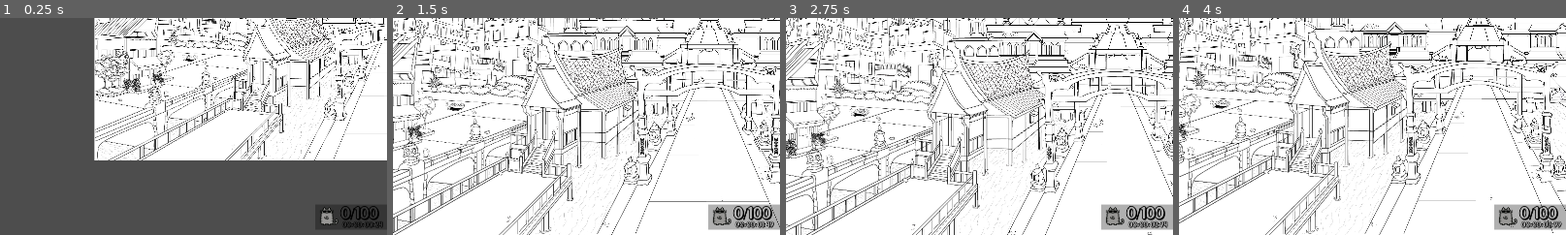
Above: before the commit, frames 1-4 (left to right).
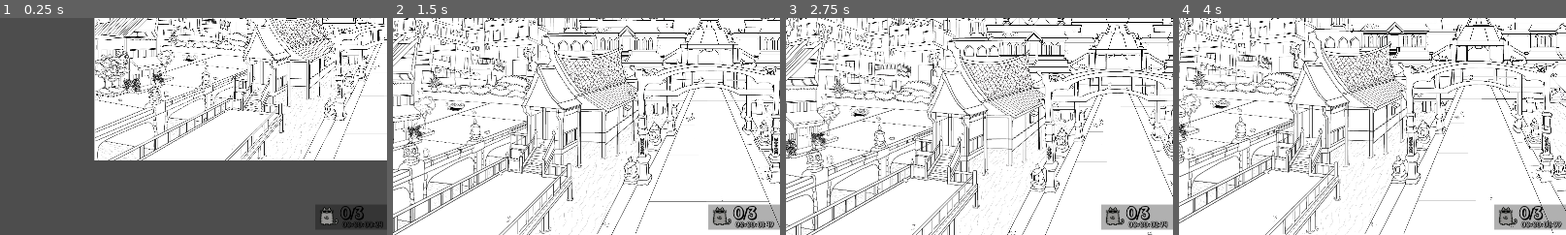
Above: after the commit, the same moments.

Repository: Wpan0n/_HiddenPaws_
Game: Godot game, scene res://scences/MainGame.tscn
The game is run twice, just before and just after one commit, with the same random seed, the same clock (stepped at 60 frames per second) and the same inputs.
Inputs (mouse positions are % of the whole screen's width and height, from its top left):
- Up to frame 1 (0.25 s): no input
- Up to frame 2 (1.5 s): move the mouse to (72, 45) at 0.52 s; click (72, 45) at 0.67 s; drag from (30, 55) to (45, 70) at 1.27 s
- Up to frame 3 (2.75 s): move the mouse to (60, 28) at 2.02 s; click (60, 28) at 2.17 s
- Up to frame 4 (4 s): drag from (45, 70) to (20, 35) at 2.77 s; move the mouse to (80, 65) at 3.52 s; click (80, 65) at 3.67 s
The pictures show only the part of the screen within x 6-56%, y 50-100%; the shares and areas given below are measured in that part.

The runs differ from the first frame. In frame 1, 0.2% of the frame differs, in the area x 91-98%, y 86-94%; in frame 2, 0.3%; in frame 3, 0.3%; in frame 4, 0.3%.

Commit message:
added fireworks sfx not done yet.

Diff:
--- a/Scripts/GameUI.gd
+++ b/Scripts/GameUI.gd
@@ -1,10 +1,11 @@
 extends Control
 
 var score = 0
-var max_score = 100
+var max_score = 3
 @onready var scoreLabel = $Score
-@onready var score_sound_player = $"../../ScoreSoundPlayer"  # Reference to the AudioStreamPlayer2D
+@onready var score_sound_player = $"../../ScoreSoundPlayer"
 @onready var colorRect = $"../../Fireworks"  # Reference to your ColorRect node
+@onready var hooray_sfx = $"../../Hooray_EndGame" # Reference to the AudioStreamPlayer Hooray Sfx
 
 # Called when the node enters the scene tree for the first time.
 func _ready():
@@ -30,9 +31,11 @@
 		print("Playing score sound")  # Debugging statement
 		play_score_sound()
 
-	# Toggle ColorRect visibility when score reaches 3
-	if score == 100:
+	# Toggle ColorRect visibility when score reaches 100
+	if score == 3:
 		colorRect.visible = true
+		# Call the function to turn off visibility after 15 seconds
+		call_deferred("turn_off_color_rect_after_delay")
 	else:
 		colorRect.visible = false
 
@@ -40,10 +43,29 @@
 func update_score_label():
 	scoreLabel.text = str(score) + "/" + str(max_score)
 
-# Method to play the score sound
+# Method to play the score sound and hooray sound if score_sound_player is playing
 func play_score_sound():
 	if score_sound_player:
 		print("Score sound player exists")  # Debugging statement
 		score_sound_player.play()
+		# Check if hooray_sfx should be played
+		if score_sound_player.is_playing():
+			play_hooray_sfx()
 	else:
 		print("Score sound player does not exist")  # Debugging statement
+
+# Function to turn off ColorRect visibility after 15 seconds
+func turn_off_color_rect_after_delay():
+	var time_elapsed = 0.0
+	while time_elapsed < 15:
+		await get_tree().process_frame
+		time_elapsed += get_process_delta_time()
+	colorRect.visible = false
+
+# Function to play the hooray_sfx
+func play_hooray_sfx():
+	if hooray_sfx:
+		print("Playing hooray sound effect")  # Debugging statement
+		hooray_sfx.play()
+	else:
+		print("Hooray sound effect not available")  # Debugging statement
--- a/project.godot
+++ b/project.godot
@@ -24,7 +24,6 @@
 
 window/size/viewport_width=1920
 window/size/viewport_height=1080
-window/size/mode=3
 window/stretch/aspect="ignore"
 window/stretch/scale_mode="integer"
 mouse_cursor/custom_image="res://assets/pawcursor32.png"
--- a/scences/MainGame.tscn
+++ b/scences/MainGame.tscn
@@ -105,6 +105,7 @@
 [ext_resource type="Script" path="res://Scripts/Stopwatch.gd" id="103_7xdmb"]
 [ext_resource type="AudioStream" uid="uid://b5nwt8ce6k68f" path="res://assets/Sfx_Music/EndGame_Sound.mp3" id="104_mwavp"]
 [ext_resource type="Texture2D" uid="uid://ulcgx45wi4xy" path="res://assets/catsp3/c5b1d2d42f22550ef25b9e02dfdae327.png" id="104_w4vf7"]
+[ext_resource type="AudioStream" uid="uid://5a45u7dnkyim" path="res://assets/Sfx_Music/Fireworks Sound Effect with the crowd cheering. (Free to use).mp3" id="107_qku3q"]
 [ext_resource type="PackedScene" uid="uid://cnc4535rdo5yh" path="res://scences/Fireworks.tscn" id="107_yp3rx"]
 
 [node name="Main Game" type="Node2D"]
@@ -1242,11 +1243,13 @@
 
 [node name="ScoreSoundPlayer" type="AudioStreamPlayer2D" parent="."]
 stream = ExtResource("104_mwavp")
-volume_db = -12.0
+volume_db = -14.0
 
 [node name="Fireworks" parent="." instance=ExtResource("107_yp3rx")]
 visible = false
 offset_top = -2286.0
 offset_bottom = 2285.0
 
-[node name="AudioStreamPlayer" type="AudioStreamPlayer" parent="."]
+[node name="Hooray_EndGame" type="AudioStreamPlayer" parent="."]
+stream = ExtResource("107_qku3q")
+volume_db = -20.0
Not shown, added: assets/Sfx_Music/5SRJJWK-fireworks.mp3.import
Not shown, added: assets/Sfx_Music/Fireworks Sound Effect with the crowd cheering. (Free to use).mp3.import
Not shown: 1 places in scences/Fireworks.tscn that only renumber resources
Not shown: 1 places in scences/MainGame.tscn that only renumber resources
Not shown, added: assets/Sfx_Music/5SRJJWK-fireworks.mp3
Not shown, added: assets/Sfx_Music/Fireworks Sound Effect with the crowd cheering. (Free to use).mp3
